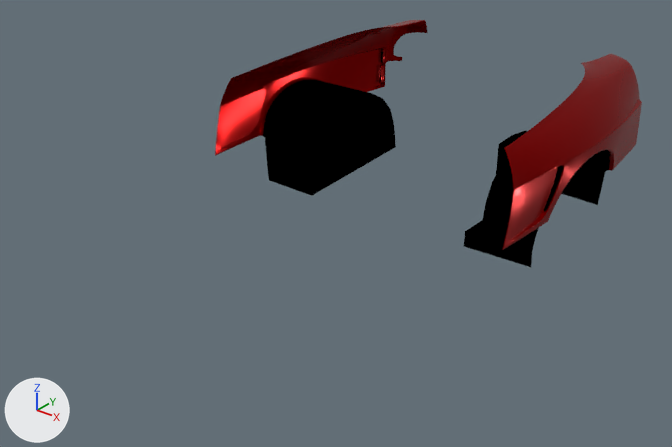
A saved change to the Blender file content/cars/nissan_rs13/rearfenders_carmodifywonderglare.blend.
Both versions are drawn from a 50 mm lens placed at (2.45, -2.55, 2.04), pointed at (-0.04, 0.57, 0.11). Arrows for +X, +Y and +Z are at lower left; the lights stay in place.

In view in the first picture: 'Fenders', 'Undercarriage'.
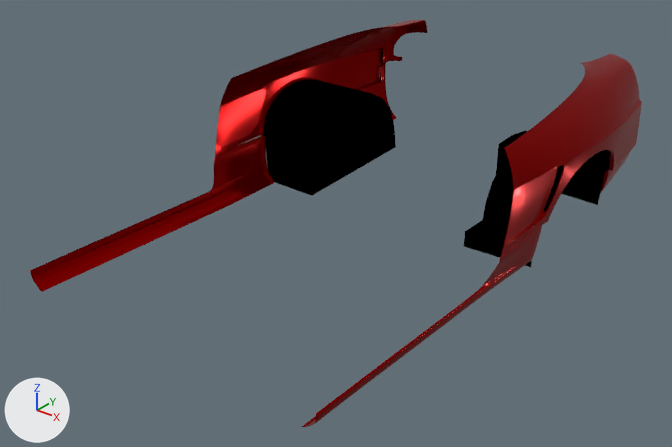
Commit message: Fix of rearfenders_carmodifywonderglare mesh for the nissan_rs13

Changed parts and their boxes [x1, y1, x2, y2] in the pictures (672 x 447 px):
```json
{"object": "Extensions", "change": "added", "after": [30, 81, 630, 427], "on screen": "red"}
```

Edits to the scene script, one JSON object a line:
```json
{"op": "add", "block": "me_extensions", "code": ["me_extensions = bpy.data.meshes.new('Extensions')", "me_extensions.from_pydata(...)  # 1849 vertices, 3380 faces; spans x -0.84..0.84, y 0.0..0.31, z -0.6..2.0", "me_extensions.materials.append(mat_paint)  # red #900000"]}
{"op": "add", "block": "ob_extensions", "code": ["ob_extensions = bpy.data.objects.new('Extensions', me_extensions)", "ob_extensions.location = (0.0, 0.0, 0.0)", "ob_extensions.rotation_euler = (1.571, 0.0, 3.142)  # degrees (90, 0, 180)"]}
```
